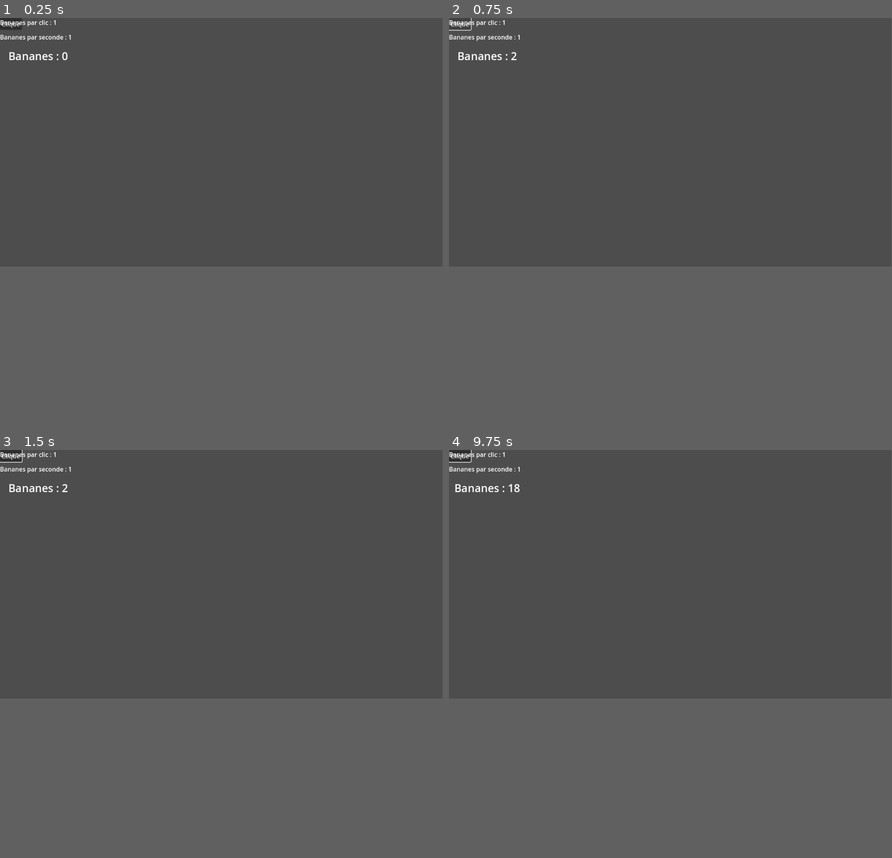
Above: before the commit, frames 1-4 (two rows, left to right).
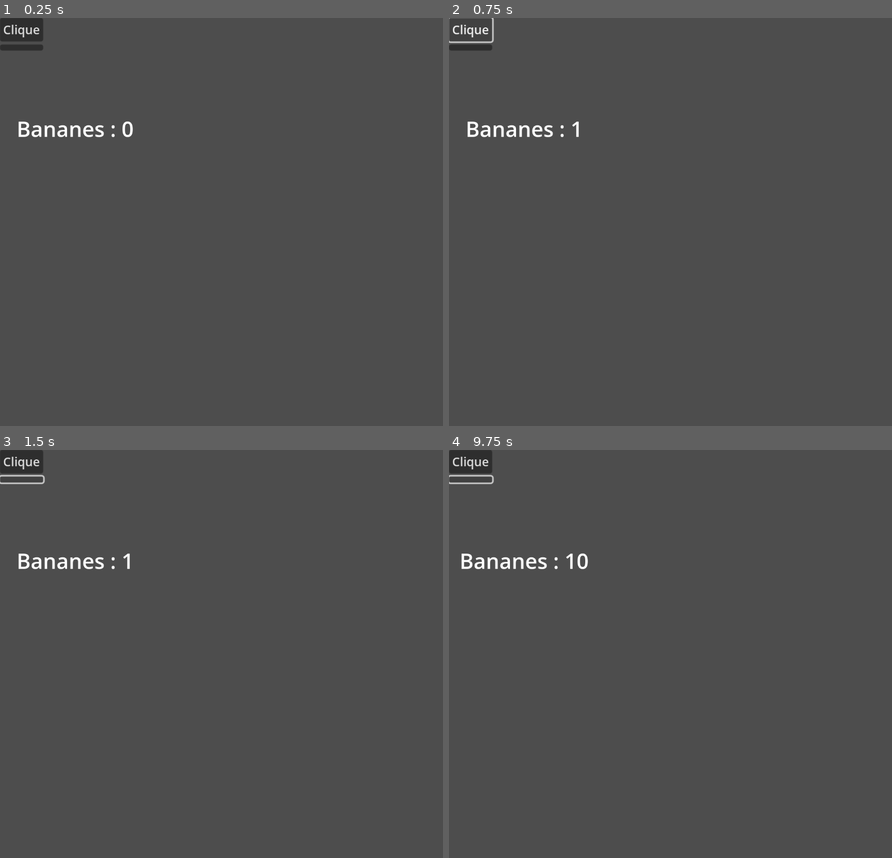
Above: after the commit, the same moments.

Repository: ghartemann/banana-clicker-3
Game: Godot game, scene res://Main.tscn
Two runs of this game, one before a commit and one after it. Both use one fixed random seed, a clock stepped at 60 frames per second and the inputs below.
Inputs (mouse positions are in pixels of both pictures, inside the frame that each line leads up to):
- Up to frame 1 (0.25 s): no input
- Up to frame 2 (0.75 s): click "Clique" at 0.5 s
- Up to frame 3 (1.5 s): click (22, 466) at 1.27 s
- Up to frame 4 (9.75 s): click "Clique" at 2 s; click (471, 466) at 2.77 s; click "Clique" at 3.5 s; click (471, 466) at 4.27 s; tap Enter at 5, 7.25, 9.5 s; tap Space at 6.5, 8 s
In our replay, the window is 799x449 before the commit and 800x737 after it. These sizes can differ from the game's own. Grey fills any space a smaller window leaves; there, only what the larger window draws over its background counts as a difference.

The runs differ from the first frame. In frame 1, 1.1% of the frame differs, in the area x 0-30%, y 0-30%; in frame 2, 1.0%; in frame 3, 1.1%; in frame 4, 1.1%, in the area x 0-32%, y 0-30%.
Error after the commit: Invalid access to property or key 'pressed' on a base object of type 'null instance'. (res://Main.gd:25)

Commit message:
jsp c pt

Diff:
--- a/Main.gd
+++ b/Main.gd
@@ -1,6 +1,15 @@
 extends Node2D
 
-var update_interval = 0.05
+@onready var main_grid := $MainGrid
+@onready var grid_buttons := $MainGrid/GridButtons
+@onready var grid_labels := $MainGrid/GridLabels
+@onready var main_button := $MainGrid/GridContainer/ButtonMain
+@onready var label_bananas := $MainGrid/GridLabels/LabelBananas
+@onready var label_bps := $MainGrid/GridLabels/LabelBps
+@onready var label_bpc := $MainGrid/GridLabels/LabelBpc
+@onready var score_timer := $ScoreTimer
+
+var update_interval = 0.1
 
 var bananas = 0
 var bps = 1
@@ -8,17 +17,18 @@
 
 # Called when the node enters the scene tree for the first time.
 func _ready():
+
+
 	_start_auto_increment()
 	_update_text()
-	$ButtonMain.text = 'Clique'
-	$ButtonMain.pressed.connect(self._increment_via_bpc)
-	$ButtonMain.show()
 
-	$LabelBananas.show()
-	$LabelBps.text = 'Bananes par seconde : ' + str(bps)
-	$LabelBpc.text = 'Bananes par clic : ' + str(bpc)
-	$LabelBps.show()
-	$LabelBpc.show()
+	main_button.pressed.connect(self._increment_via_bpc)
+
+	label_bananas.show()
+	label_bps.text = 'Bananes par seconde : ' + str(bps)
+	label_bpc.text = 'Bananes par clic : ' + str(bpc)
+	label_bps.show()
+	label_bpc.show()
 
 
 # Called every frame. 'delta' is the elapsed time since the previous frame.
@@ -37,9 +47,9 @@
 
 func _update_text():
 	var text = 'Bananes : ' + str(snapped(bananas, 1))
-	$LabelBananas.text = text
+	label_bananas.text = text
 
 func _start_auto_increment():
-	$ScoreTimer.wait_time = update_interval
-	$ScoreTimer.start()
-	$ScoreTimer.connect("timeout", _increment_via_bps)
+	score_timer.wait_time = update_interval
+	score_timer.start()
+	score_timer.connect("timeout", _increment_via_bps)
--- a/Main.tscn
+++ b/Main.tscn
@@ -7,25 +7,35 @@
 
 [node name="ScoreTimer" type="Timer" parent="."]
 
-[node name="LabelBananas" type="Label" parent="."]
+[node name="MainGrid" type="GridContainer" parent="."]
+offset_right = 40.0
+offset_bottom = 40.0
+
+[node name="GridButtons" type="GridContainer" parent="MainGrid"]
+layout_mode = 2
+
+[node name="ButtonMain" type="Button" parent="MainGrid/GridButtons"]
+layout_mode = 2
+text = "Clique"
+
+[node name="ButtonMain2" type="Button" parent="MainGrid/GridButtons"]
+layout_mode = 2
+
+[node name="GridLabels" type="GridContainer" parent="MainGrid"]
+layout_mode = 2
+
+[node name="LabelBananas" type="Label" parent="MainGrid/GridLabels"]
 custom_minimum_size = Vector2(200, 200)
-offset_right = 40.0
-offset_bottom = 23.0
+layout_mode = 2
 theme_type_variation = &"HeaderLarge"
 horizontal_alignment = 1
 vertical_alignment = 1
 
-[node name="ButtonMain" type="Button" parent="."]
-offset_right = 8.0
-offset_bottom = 8.0
-
-[node name="LabelBps" type="Label" parent="."]
+[node name="LabelBps" type="Label" parent="MainGrid/GridLabels"]
 custom_minimum_size = Vector2(100, 100)
-offset_right = 40.0
-offset_bottom = 23.0
+layout_mode = 2
 horizontal_alignment = 1
 vertical_alignment = 1
 
-[node name="LabelBpc" type="Label" parent="."]
-offset_right = 40.0
-offset_bottom = 23.0
+[node name="LabelBpc" type="Label" parent="MainGrid/GridLabels"]
+layout_mode = 2
--- a/project.godot
+++ b/project.godot
@@ -13,4 +13,11 @@
 config/name="bc3"
 run/main_scene="res://Main.tscn"
 config/features=PackedStringArray("4.2", "Forward Plus")
+boot_splash/image="res://assets/images/preview.png"
 config/icon="res://icon.svg"
+
+[display]
+
+window/size/viewport_width=1170
+window/size/viewport_height=1078
+window/stretch/scale=2.0
Binary file added: assets/images/adverts.png
Not shown, added: assets/images/adverts.png.import
Binary file added: assets/images/airplane.png
Not shown, added: assets/images/airplane.png.import
Binary file added: assets/images/bananabg.jpg
Not shown, added: assets/images/bananabg.jpg.import
Binary file added: assets/images/banane.png
Not shown, added: assets/images/banane.png.import
Binary file added: assets/images/banners/lamas.png
Not shown, added: assets/images/banners/lamas.png.import
Binary file added: assets/images/banners/vaches.png
Not shown, added: assets/images/banners/vaches.png.import
(and 68 more such lines)
